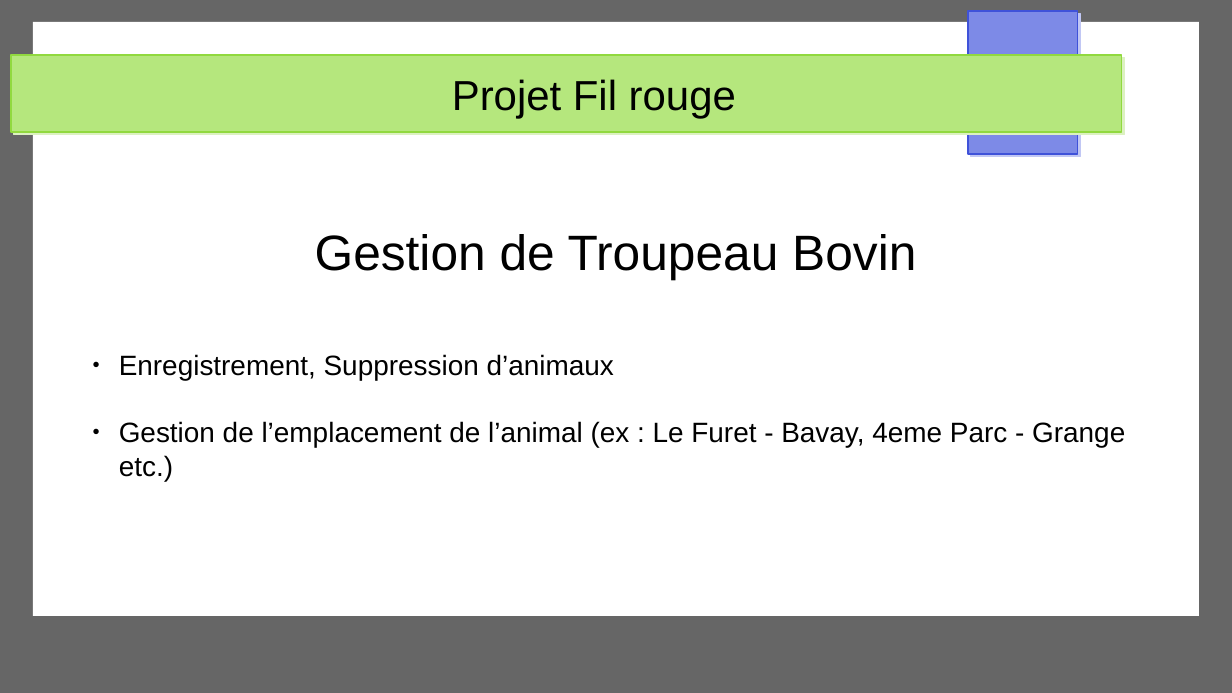
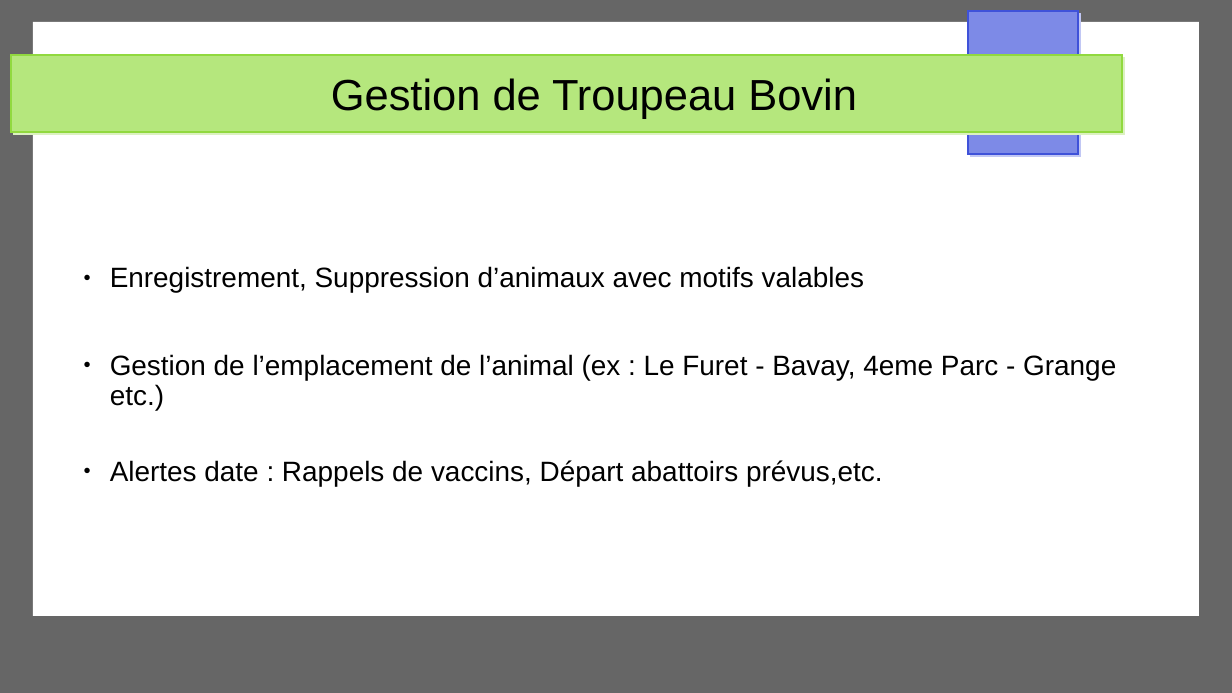
Before and after one commit to CaireMemphis/PresentationProjet, a slide deck: slide 1 of PresentationProjetFilRouge.odp. Drawn at 1232x693 pixels with LibreOffice and Linux fonts; fonts in the diff are those of the drawing. Boxes give left, top, right and bottom in pixels: in the first picture for what was removed or moved away, otherwise in the second. Text is boxed around its words. In the diff, an @@ line names an element or a change of style, - is before the commit and + after.

```diff
--- a/PresentationProjetFilRouge.odp
+++ b/PresentationProjetFilRouge.odp
@@ rectangle removed at (x1=0, y1=0, x2=1232, y2=693) @@
@@ freeform shape added at (x1=0, y1=0, x2=1232, y2=693), fill #666666 @@
@@ rectangle removed at (x1=34, y1=22, x2=1200, y2=616) @@
@@ freeform shape added at (x1=34, y1=22, x2=1200, y2=616), fill #FFFFFF @@
@@ rectangle removed at (x1=11, y1=55, x2=1122, y2=132) @@
@@ freeform shape added at (x1=11, y1=55, x2=1122, y2=132), fill #B5E77D, outline #91D93F 0.85 pt @@
@@ title at (x1=331, y1=78, x2=857, y2=119): text changed; size 27 to 28 pt @@
-Projet Fil rouge
+Gestion de Troupeau Bovin
@@ subtitle "Enregistrement, Suppression d’animaux avec motifs ..." moved from (x1=119, y1=234, x2=1125, y2=481) to (x1=110, y1=266, x2=1116, y2=486) @@
@@ subtitle at (x1=110, y1=266, x2=864, y2=292): text changed @@
-Gestion de Troupeau Bovin
-  ● Enregistrement, Suppression d’animaux
+  ● Enregistrement, Suppression d’animaux avec motifs valables
@@ subtitle at (x1=110, y1=354, x2=1116, y2=410): indent changed; line spacing 1 to 0.9; more space between paragraphs @@
@@ subtitle at (x1=110, y1=460, x2=883, y2=486): paragraph added @@
+  ● Alertes date : Rappels de vaccins, Départ abattoirs prévus,etc.
```
Also in this commit, not shown: 4 slides added, 2 slides removed, 6 other files.
